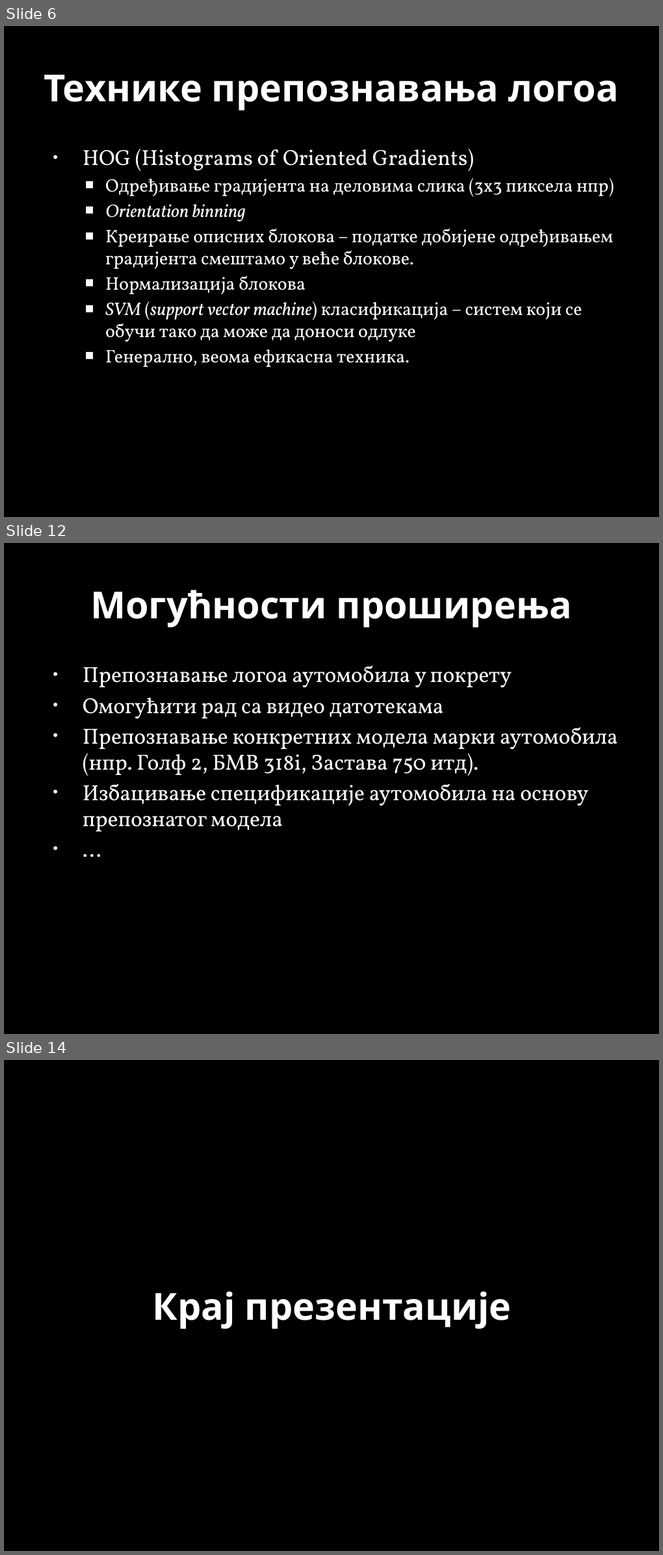
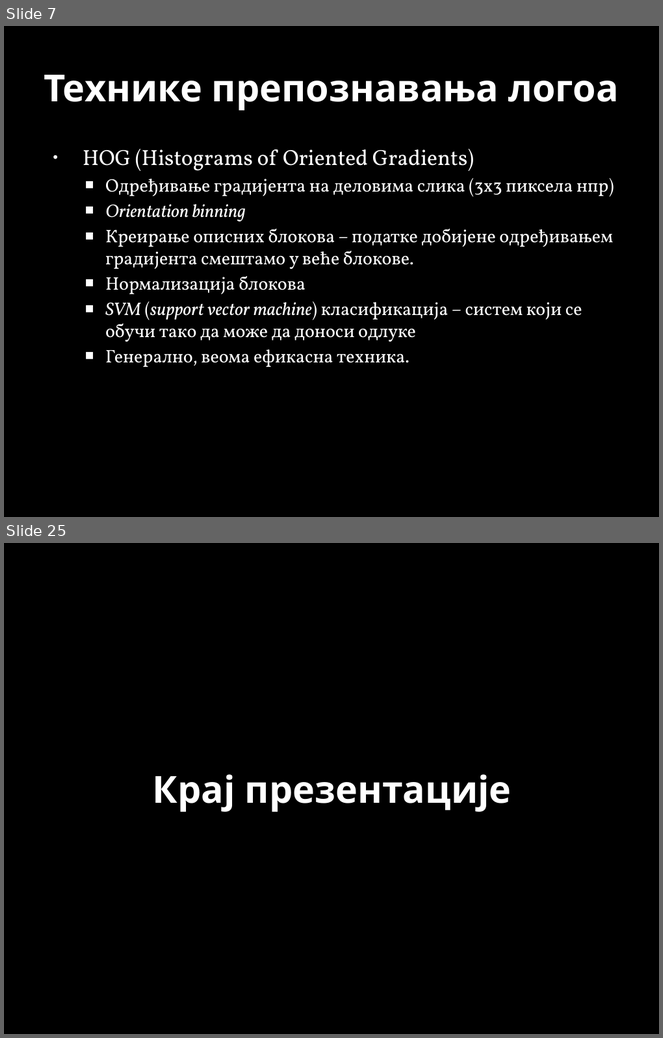
Before and after one commit to MarkoSavija/projekat_Soft_Computing, a slide deck: Car Logo Tracker.pptx. Shown one above the other, each under a label of ours: slides 6, 12 and 14 before the commit, slides 7 and 25 after it; the slides between them are not shown. The pictures are 663x1555 and 663x1038 pixels, drawn with LibreOffice and Linux fonts; fonts in the diff are those of the drawing; background and template pictures are left out. Boxes give left, top, right and bottom in pixels: in the first picture for what was removed or moved away, otherwise in the second. Text is boxed around its words. In the diff, an @@ line names an element or a change of style, - is before the commit and + after.

```diff
--- a/Car Logo Tracker.pptx
+++ b/Car Logo Tracker.pptx
@@ slide 12 removed at (4, 543, 659, 1034), background picture (left out) @@
@@ title removed at (90, 590, 572, 627) @@
-Могућности проширења
@@ text removed at (83, 666, 618, 832) @@
-• Препознавање логоа аутомобила у покрету
-• Омогућити рад са видео датотекама
-• Препознавање конкретних модела марки аутомобила (нпр. Голф 2, БМВ 318i, Застава 750 итд).
-• Избацивање спецификације аутомобила на основу препознатог модела
-• ...
@@ what was slide 6 is now slide 7 @@
@@ what was slide 14 is now slide 25 @@
```
Also in this commit, not shown: 6 slides changed, 14 slides added, 2 other slides removed, 12 other files.
